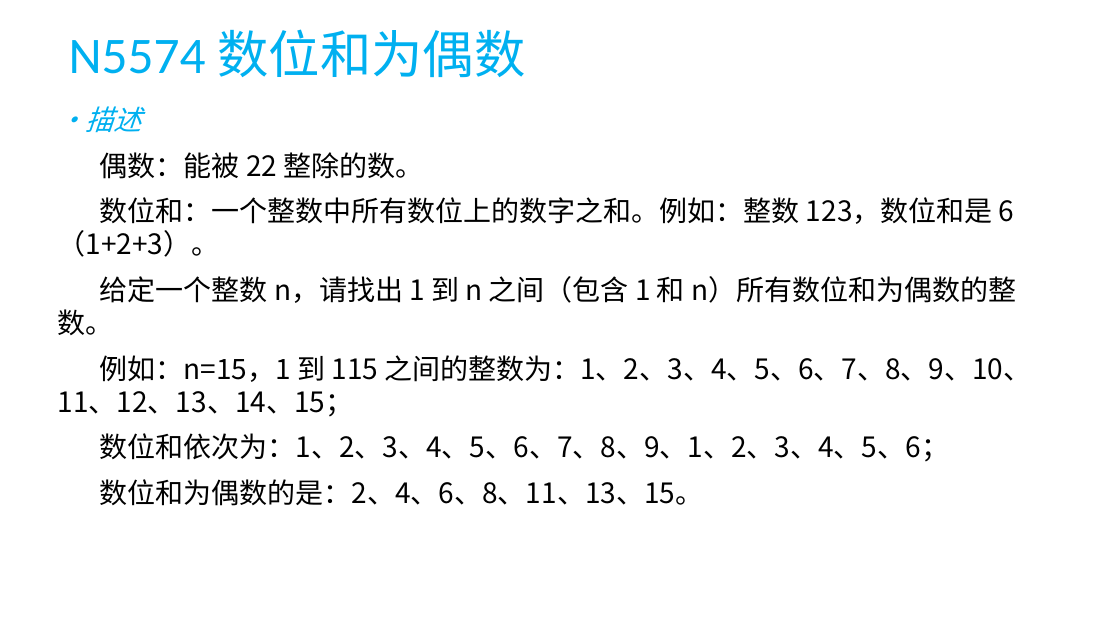
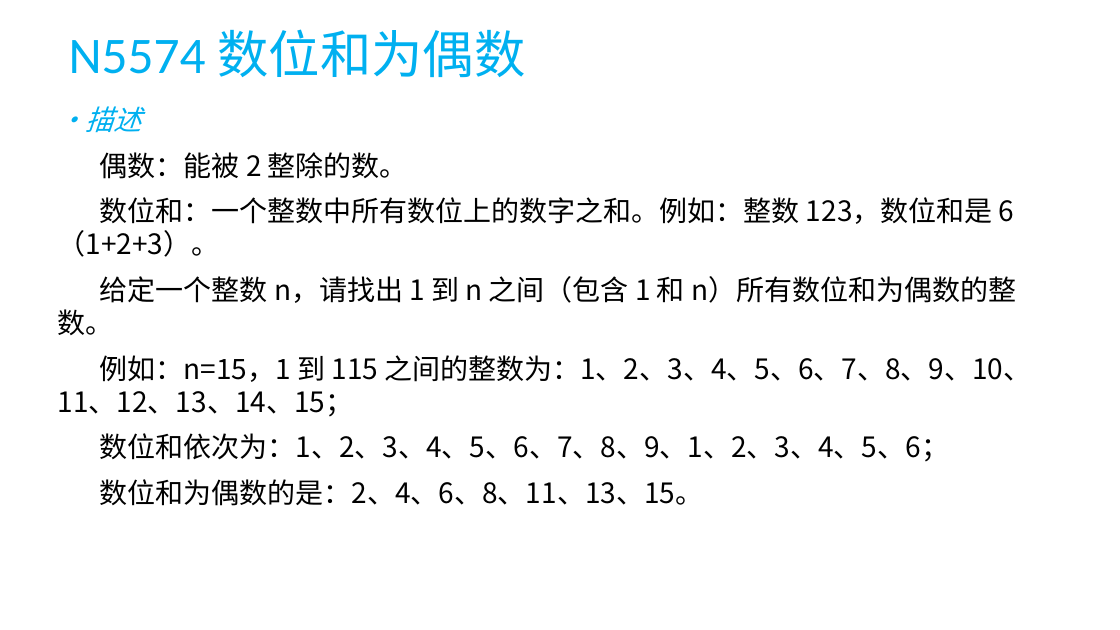
Before and after one commit to X-zy-0816/Volunteer-Work-Related, a slide deck: slide 32 of 蓝桥杯初级辅导资料/蓝桥杯基础班第二天/蓝桥杯基础班第三课+第四课.pptx. Drawn at 1120x630 pixels with LibreOffice and Linux fonts; fonts in the diff are those of the drawing. Boxes give left, top, right and bottom in pixels: in the first picture for what was removed or moved away, otherwise in the second. Text is boxed around its words. In the diff, an @@ line names an element or a change of style, - is before the commit and + after.

```diff
--- a/蓝桥杯初级辅导资料/蓝桥杯基础班第二天/蓝桥杯基础班第三课+第四课.pptx
+++ b/蓝桥杯初级辅导资料/蓝桥杯基础班第二天/蓝桥杯基础班第三课+第四课.pptx
@@ text at (100,152,408,179): text changed @@
-偶数：能被 22 整除的数。
+偶数：能被 2 整除的数。
```
Also in this commit, not shown: 1 other slide changed, 10 other files.
